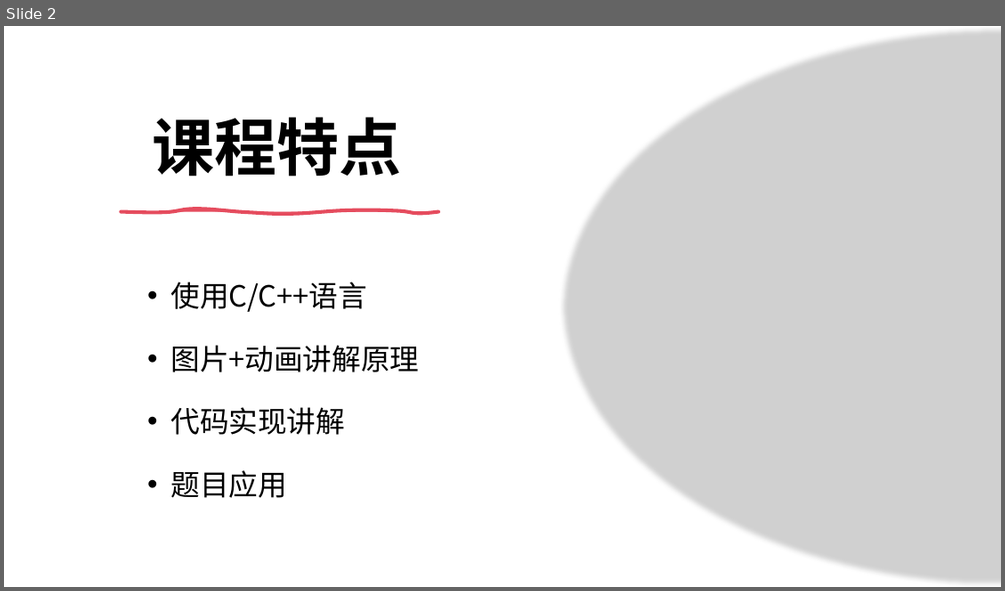
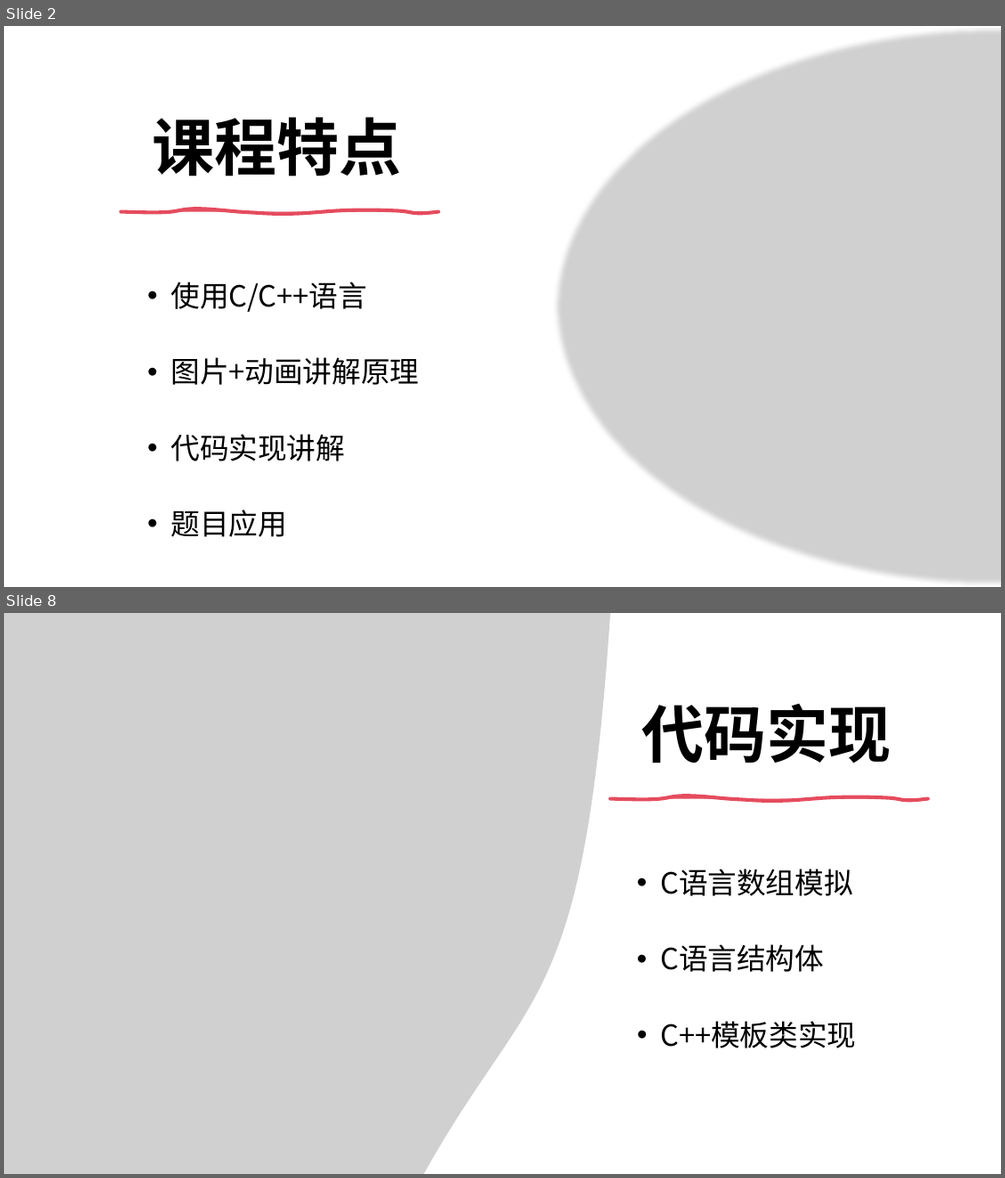
Before and after one commit to Kicamon/Note, a slide deck: ppt/Data_Structrue_Tutorial/Data Structrue Tutorial.pptx. Shown one above the other, each under a label of ours: slide 2 before the commit, slides 2 and 8 after it; the slides between them are not shown. The pictures are 1005x591 and 1005x1178 pixels, drawn with LibreOffice and Linux fonts; fonts in the diff are those of the drawing; grey boxes stand for pictures. Boxes give left, top, right and bottom in pixels: in the first picture for what was removed or moved away, otherwise in the second. Text is boxed around its words. In the diff, an @@ line names an element or a change of style, - is before the commit and + after.

```diff
--- a/ppt/Data_Structrue_Tutorial/Data Structrue Tutorial.pptx
+++ b/ppt/Data_Structrue_Tutorial/Data Structrue Tutorial.pptx
@@ slide 8 added at (4,613,1001,1174), background #FFFFFF @@
@@ picture added at (4,613,610,1174) @@
@@ text added at (642,704,891,763), 60 pt, text #000000, bold @@
+代码实现
@@ freeform shape added at (610,795,928,801), fill #E54C5E, outline #E54C5E 3.5 pt @@
@@ text added at (660,868,853,896), 28 pt, text #000000 @@
+• C语言数组模拟
@@ text added at (660,944,824,972), 28 pt, text #000000 @@
+• C语言结构体
@@ text added at (660,1021,856,1048), 28 pt, text #000000 @@
+• C++模板类实现
@@ slide 2 changed as well @@
@@ picture: place and size @@
-picture at (559,26,1001,587)
+picture at (554,26,1001,587)
@@ text at (170,345,419,498): paragraphs removed @@
-• 图片+动画讲解原理
-• 代码实现讲解
-• 题目应用
@@ text added at (170,357,419,385), 28 pt, text #000000 @@
+• 图片+动画讲解原理
@@ text added at (170,434,345,461), 28 pt, text #000000 @@
+• 代码实现讲解
@@ text added at (170,509,287,537), 28 pt, text #000000 @@
+• 题目应用
```
Also in this commit, not shown: 1 other slide changed, 9 other slides added, 9 other files.
